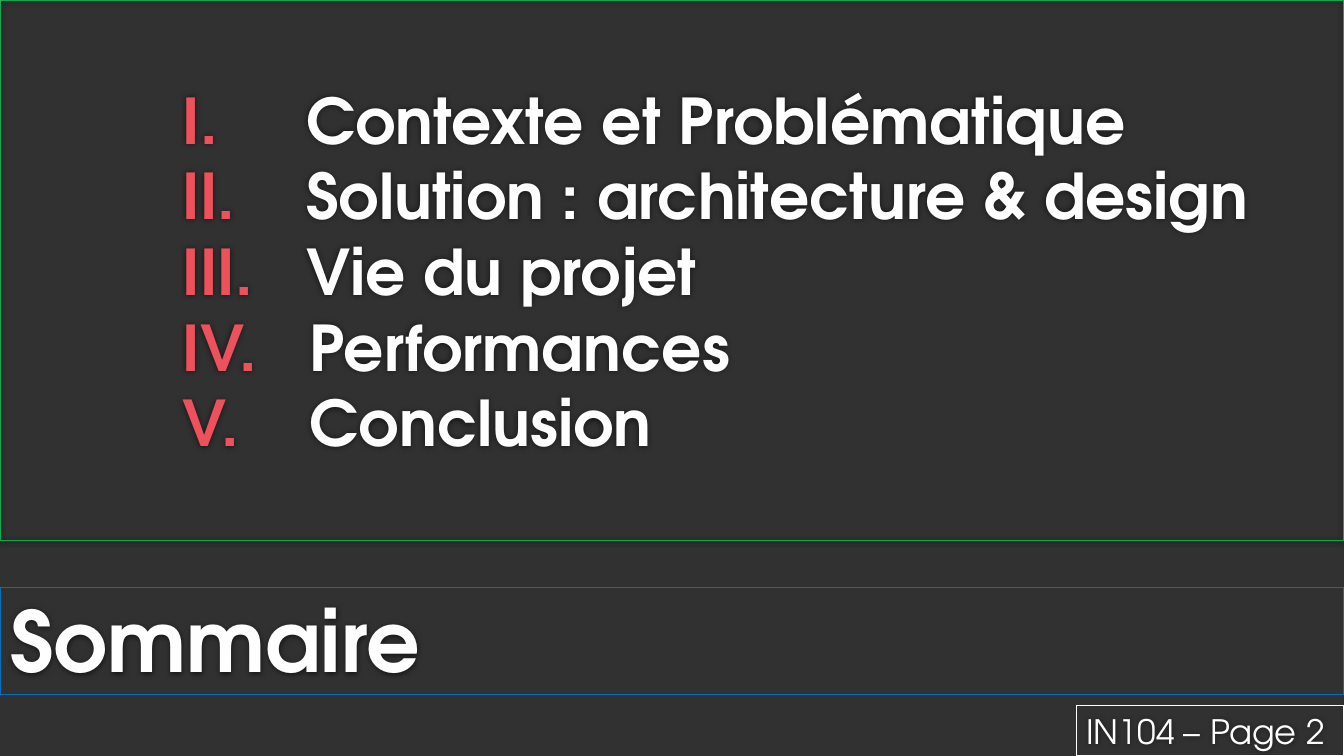
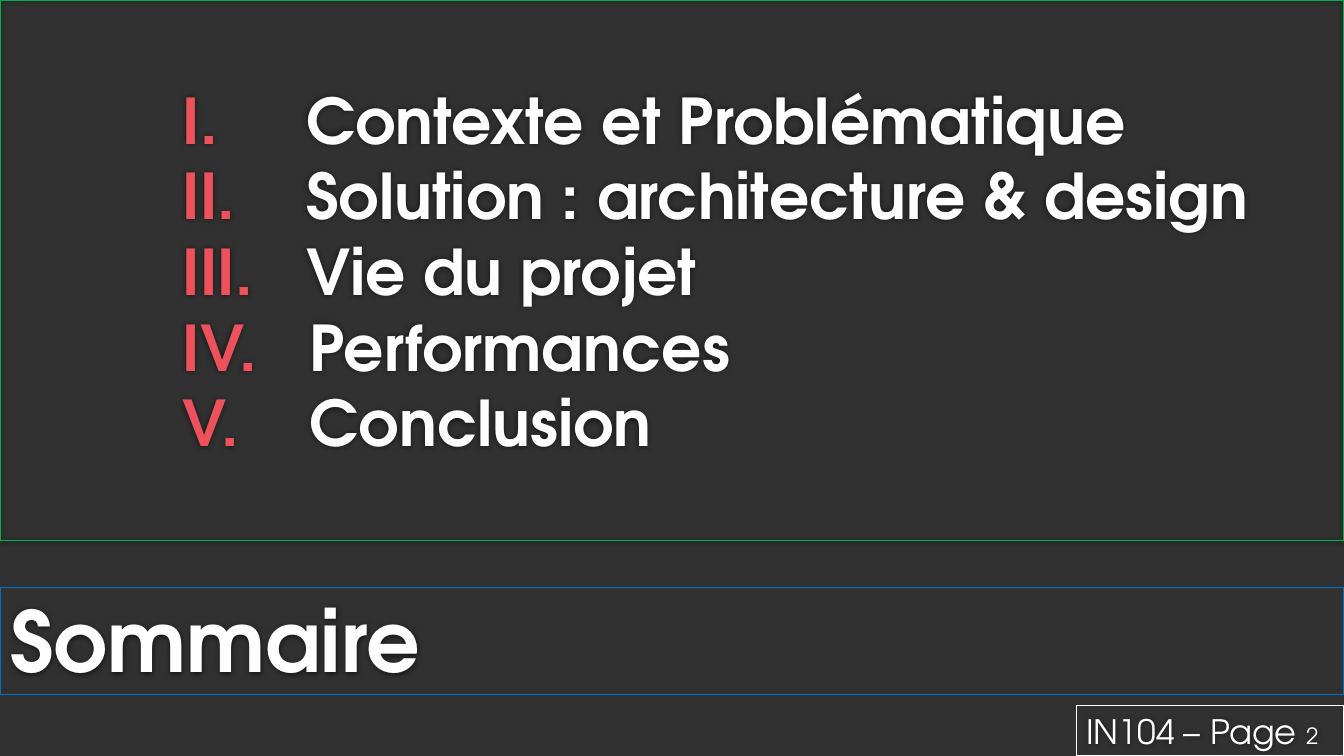
Before and after one commit to laurentlam/labyrinth_solving, a slide deck: slide 2 of Livrables/Présentation.pptx. Drawn at 1344x756 pixels with LibreOffice and Linux fonts; fonts in the diff are those of the drawing; background and template pictures are left out. Boxes give left, top, right and bottom in pixels: in the first picture for what was removed or moved away, otherwise in the second. Text is boxed around its words. In the diff, an @@ line names an element or a change of style, - is before the commit and + after.

```diff
--- a/Livrables/Présentation.pptx
+++ b/Livrables/Présentation.pptx
@@ rectangle "IN104 – Page 2" at <box>1077,706,1344,756</box>: size 24 to 16 pt in "2" @@
```
Also in this commit, not shown: 12 other slides changed, 1 slide added, 1 slide removed, 4 other files.
